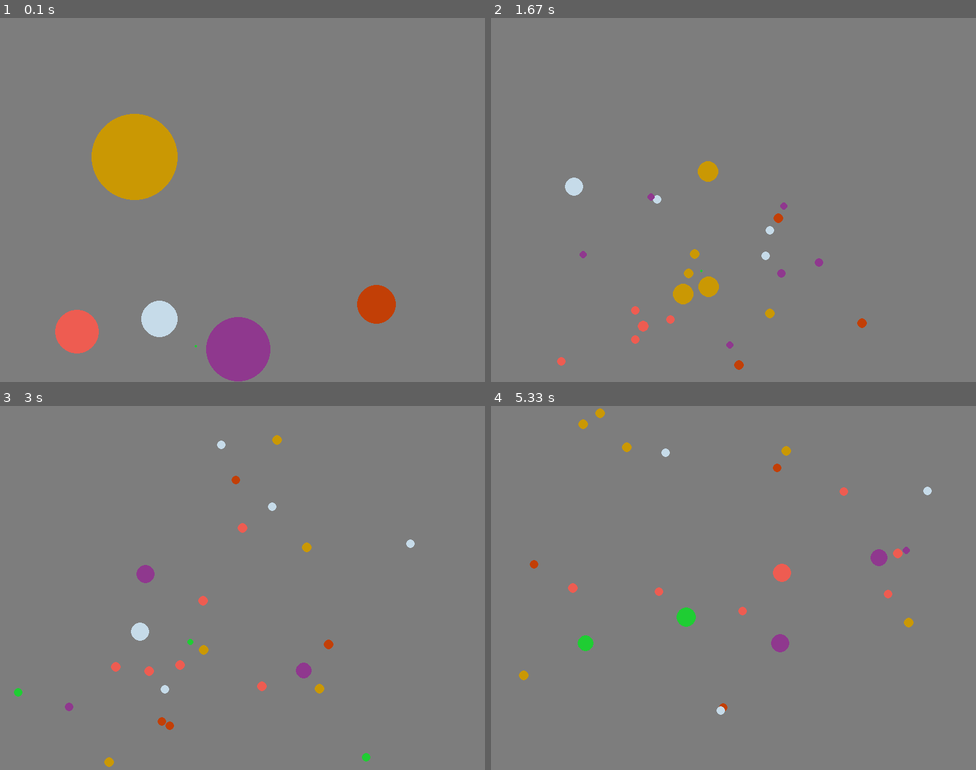
Above: before the commit, frames 1-4 (two rows, left to right).
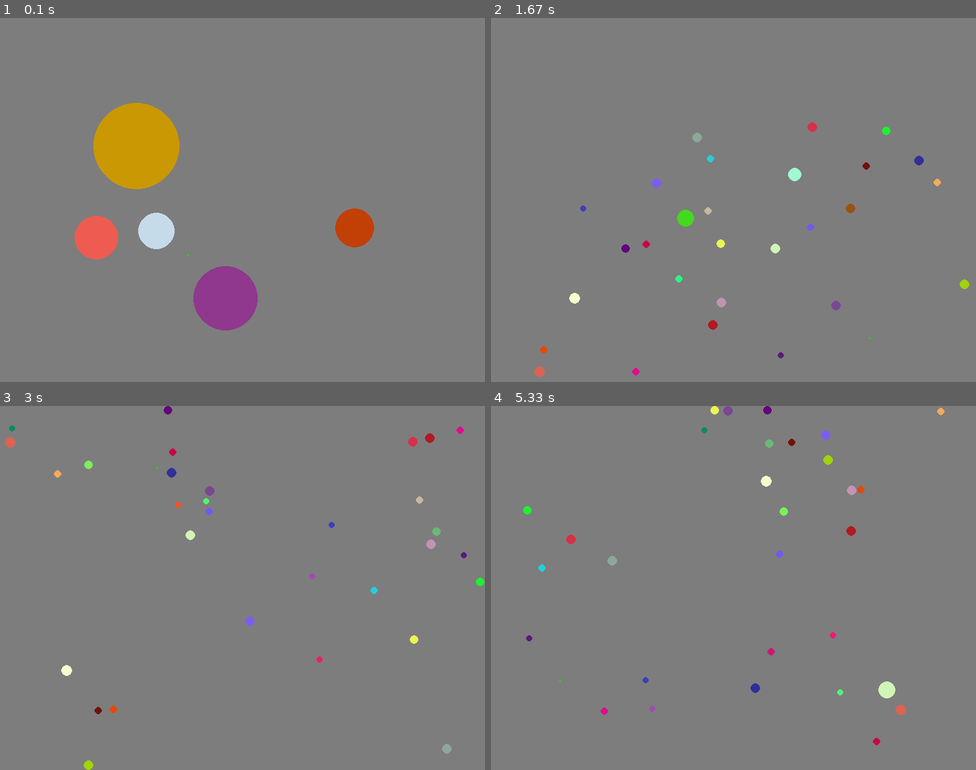
Above: after the commit, the same moments.

Repository: alanamwynn/Code
Game: pygame game, started from pygame_example.py
Same seed, same stepped clock (60 frames per second), same inputs: the game is played once before the commit and once after it.
Inputs:
- Up to frame 1 (0.1 s): no input
- Up to frame 2 (1.67 s): no input
- Up to frame 3 (3 s): no input
- Up to frame 4 (5.33 s): no input

The runs differ from the first frame. In frame 1, 8.6% of the frame differs, in the area x 11-82%, y 23-100%; in frame 2, 2.4%; in frame 3, 2.1%; in frame 4, 2.3%.

Commit message:
ball, constant, pygame

Diff:
--- a/ball.py
+++ b/ball.py
@@ -3,7 +3,7 @@
 import pygame
 import math
 from vector import Vector
-from constants import WIDTH, HEIGHT
+from constants import WIDTH, HEIGHT, GRAVITY_STRENGTH, MIN_BALL_RADIUS
 
 
 class Ball:
@@ -23,7 +23,11 @@
         self.position += self.velocity
         self.bounce_off_wall()
 
-    #
+    def scream(self):
+        channel = pygame.mixer.find_channel()
+        if channel:
+            channel.play(self.scream1)
+
     def bounce_off_wall(self):
         x,y = self.position.get_coords()
         if x + self.radius >= WIDTH or x- self.radius <= 0:
@@ -56,8 +60,15 @@
     #Creates gravity to attract the balls to each other
     def ball_attraction(self,other):
         delta_vector = other.position - self.position
-        delta_vector.magnitude = 1
-        self.velocity += delta_vector.scale(0.1)
+        delta_vector.magnitude = other.ball_mass() / self.distance_check(other) ** 1
+        # print(delta_vector.magnitude)
+        self.velocity += delta_vector.scale(GRAVITY_STRENGTH)
+
+    def ball_mass(self):
+        return self.radius ** 2 * math.pi
+
+
+
 
     #Checks if the distance between the two balls is equal to their combined radiuses to determine collision
     def collision_check(self,other):
--- a/constants.py
+++ b/constants.py
@@ -1,2 +1,5 @@
 WIDTH = 800
 HEIGHT = 600
+GRAVITY_STRENGTH = .1
+MIN_BALL_RADIUS = 5
+MIN_SPLIT_SPEED = 20
--- a/pygame_example.py
+++ b/pygame_example.py
@@ -5,6 +5,7 @@
 from ball import Ball
 from vector import Vector
 import os
+from constants import WIDTH, HEIGHT, GRAVITY_STRENGTH, MIN_BALL_RADIUS, MIN_SPLIT_SPEED
 
 def hex_to_rgb(hex_string):
     first = hex_string[:2]
@@ -31,14 +32,14 @@
         blue = randint(0, 255)
     return (red, green, blue)
 
+
 # Initialize Pygame
 pygame.init()
 clock = Clock()
 
 # Create a window of 800x600
-height = 600
-width = 800
-screen = pygame.display.set_mode((width, height))
+screen = pygame.display.set_mode((WIDTH, HEIGHT))
+pygame.mixer.set_num_channels(100)
 x = int("F", 16)
 circle_size = 2*math.pi
 
@@ -51,8 +52,8 @@
 
 #Create a number of balls within the specified range and apply random attrs using randint
 for ball in range(6):
-   x = randint(max_radius,width - max_radius)
-   y = randint(max_radius,width - max_radius)
+   x = randint(max_radius,WIDTH - max_radius)
+   y = randint(max_radius,HEIGHT - max_radius)
    position = Vector.build_from_xy(x, y)
    bawls.append(Ball(position, randint(0,max_radius), (randint(0,255), randint(0,255), randint(0,255))))
 
@@ -83,43 +84,44 @@
 
             #the child balls manitain the same color as the parent ball initially/rest of sim/end color randomization post collision?
 
-            #if the balls collide, they change colors, yell, and bounce
+                #if the balls collide, they change colors, yell, and bounce
                 if bawl.collision_check(other_bawl):
-                    #inverse attraction with a pushback
-                    bawl.scream1.play()
-                    other_bawl.scream1.play()
+
+                    bawl.scream()
+                    other_bawl.scream()
                     bawl.bounce_off(other_bawl)
                     other_bawl.bounce_off(bawl)
                     #If two balls collide, they each get split into 2 smaller balls if they are big enough
                     #The original balls are queued for removal and the new balls are queued for addition
-                    if bawl.radius >= 10:
-                        new_ball, new_ball2 = bawl.split()
-                        balls_to_add.append(new_ball)
-                        balls_to_add.append(new_ball2)
-                        balls_to_remove.append(bawl)
-                        break
-                    if other_bawl.radius >= 10:
-                        new_ball, new_ball2 = other_bawl.split()
-                        balls_to_add.append(new_ball)
-                        balls_to_add.append(new_ball2)
-                        balls_to_remove.append(other_bawl)
-                        break
+                    if bawl.velocity.magnitude > MIN_SPLIT_SPEED or other_bawl.velocity.magnitude > MIN_SPLIT_SPEED:
+                        if bawl.radius > MIN_BALL_RADIUS * 2:
+                            if other_bawl.velocity.magnitude > bawl.velocity.magnitude:
+                                new_ball, new_ball2 = bawl.split()
+                                balls_to_add.append(new_ball)
+                                balls_to_add.append(new_ball2)
+                                balls_to_remove.append(bawl)
+                        if other_bawl.radius > MIN_BALL_RADIUS *2:
+                            if bawl.velocity.magnitude > other_bawl.velocity.magnitude:
+                                new_ball, new_ball2 = other_bawl.split()
+                                balls_to_add.append(new_ball)
+                                balls_to_add.append(new_ball2)
+                                balls_to_remove.append(other_bawl)
+                    else:
                     #if the original 2 balls are small enough, they will combine into a bigger ball
-                    if bawl.radius <= 10 and other_bawl.radius <= 10:
-                        bawl.radius += other_bawl.radius
-                        if bawl.radius > other_bawl.radius:
-                            bawl.color = bawl.color
-                        else:
-                            bawl.color = other_bawl.color
+                        if bawl.ball_mass() > other_bawl.ball_mass():
+                            bawl.radius += other_bawl.radius
+                            balls_to_remove.append(other_bawl)
+                        if other_bawl.ball_mass() > bawl.ball_mass():
+                            other_bawl.radius += bawl.radius
+                            balls_to_remove.append(bawl)
 
-                        balls_to_remove.append(other_bawl)
-                        break
                 #make attraction proportional to the size of the ball
 
     # #After the while loop, new balls that are a result of collision are added to the list of balls to add
     # #their original balls are added to balls to remove
     for ball in balls_to_add:
         bawls.append(ball)
+        ball.color = random_color()
     for ball in balls_to_remove:
         if ball in bawls:
             bawls.remove(ball)
